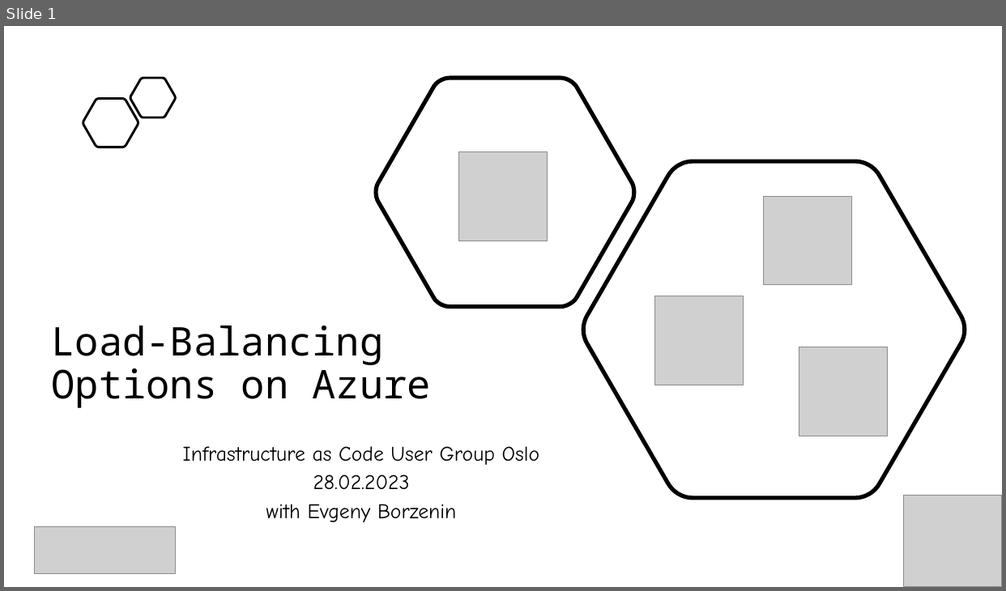
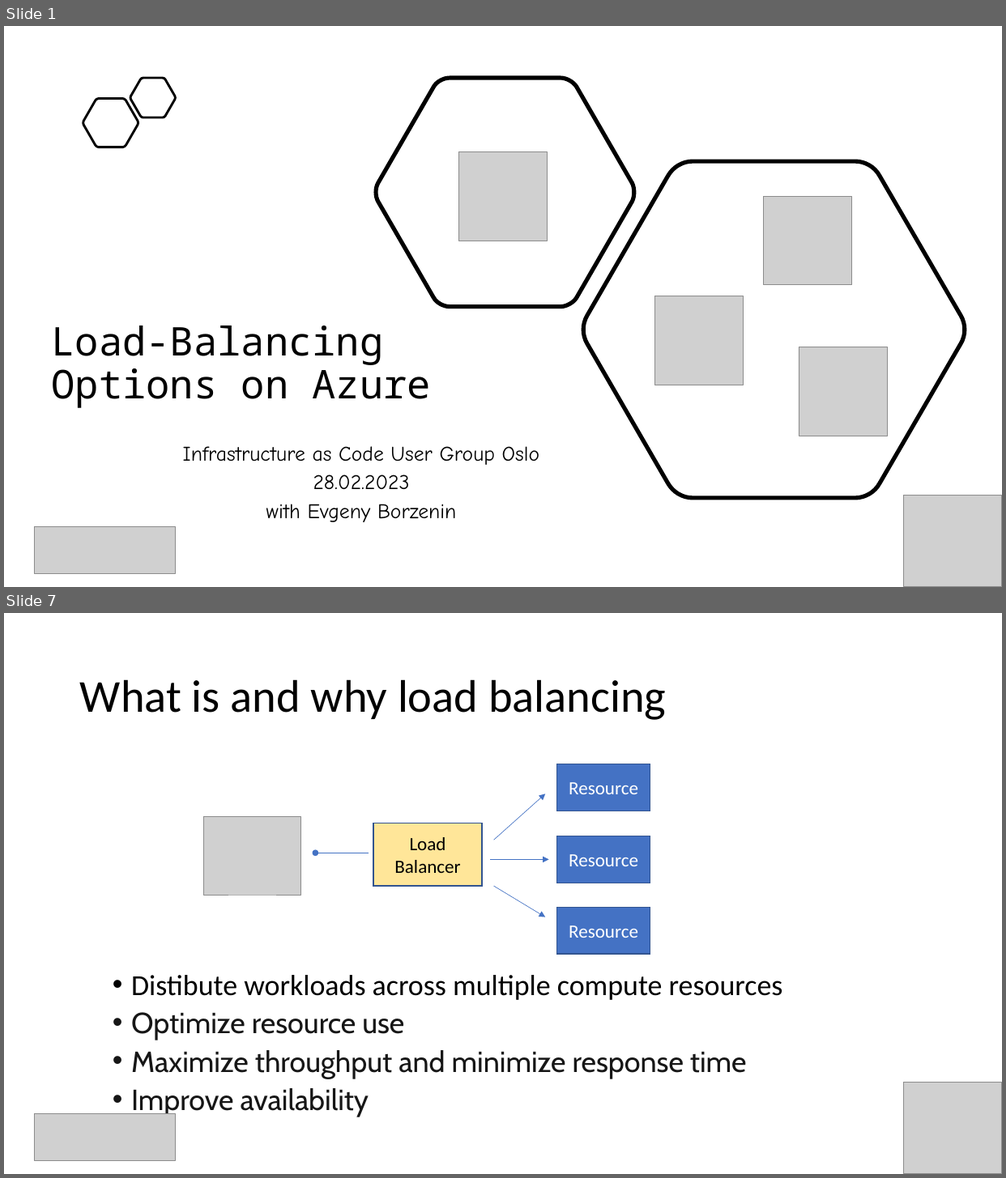
Before and after one commit to evgenyb/iac-workshops, a slide deck: azure-load-balancing-options/slides/azure-load-balancing-options.pptx. Shown one above the other, each under a label of ours: slide 1 before the commit, slides 1 and 7 after it; the slides between them are not shown. The pictures are 1006x591 and 1006x1178 pixels, drawn with LibreOffice and Linux fonts; fonts in the diff are those of the drawing; grey boxes stand for pictures. Boxes give left, top, right and bottom in pixels: in the first picture for what was removed or moved away, otherwise in the second. Text is boxed around its words. In the diff, an @@ line names an element or a change of style, - is before the commit and + after.

```diff
--- a/azure-load-balancing-options/slides/azure-load-balancing-options.pptx
+++ b/azure-load-balancing-options/slides/azure-load-balancing-options.pptx
@@ slide 7 added at [4, 613, 1002, 1174], background #FFFFFF @@
@@ title added at [80, 679, 666, 720], 44 pt, text #000000 @@
+What is and why load balancing
@@ rectangle added at [557, 764, 650, 811], fill #4472C4, outline #325491 1 pt, 18 pt, text #FFFFFF @@
+Resource
@@ picture added at [204, 817, 301, 895] @@
@@ group added at [315, 794, 549, 918]: 4 arrows, 1 rectangle @@
+Load
+Balancer
@@ rectangle added at [557, 836, 650, 883], fill #4472C4, outline #325491 1 pt, 18 pt, text #FFFFFF @@
+Resource
@@ rectangle added at [557, 907, 650, 954], fill #4472C4, outline #325491 1 pt, 18 pt, text #FFFFFF @@
+Resource
@@ text added at [131, 975, 783, 1118], 28 pt, text #161616 @@
+• Distibute workloads across multiple compute resources
+• Optimize resource use
+• Maximize throughput and minimize response time
+• Improve availability
@@ picture added at [904, 1082, 1002, 1174] @@
@@ picture added at [35, 1114, 176, 1161] @@
```
Also in this commit, not shown: 3 slides changed, 18 other slides added.
